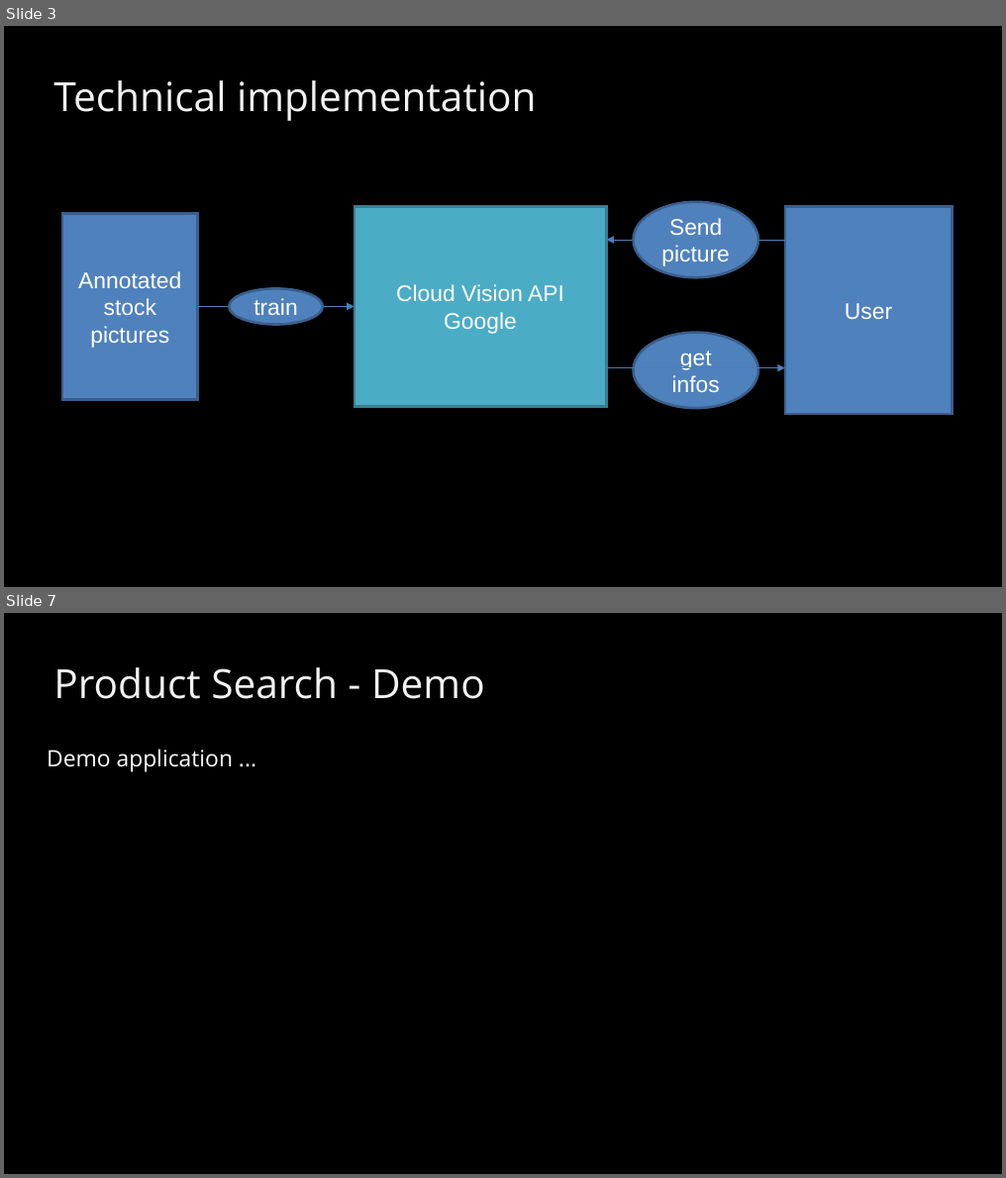
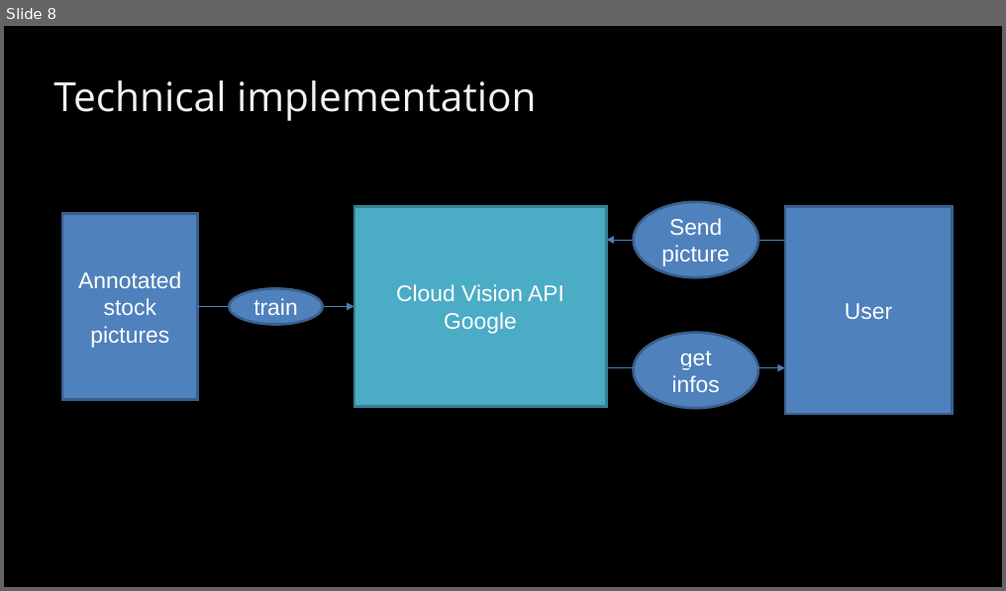
Before and after one commit to BaselHack/2021-team-5, a slide deck: presentation/presentation_v1.pptx. Shown one above the other, each under a label of ours: slides 3 and 7 before the commit, slide 8 after it; the slides between them are not shown. The pictures are 1006x1178 and 1006x591 pixels, drawn with LibreOffice and Linux fonts; fonts in the diff are those of the drawing. Boxes give left, top, right and bottom in pixels: in the first picture for what was removed or moved away, otherwise in the second. Text is boxed around its words. In the diff, an @@ line names an element or a change of style, - is before the commit and + after.

```diff
--- a/presentation/presentation_v1.pptx
+++ b/presentation/presentation_v1.pptx
@@ slide 7 removed at box(4, 613, 1002, 1174), background #000000 @@
@@ text removed at box(54, 667, 485, 699) @@
-Product Search - Demo
@@ text removed at box(47, 749, 233, 772) @@
-Demo application ...
@@ what was slide 3 is now slide 8 @@
```
Also in this commit, not shown: 3 slides changed, 3 slides added, 2 other slides removed.
